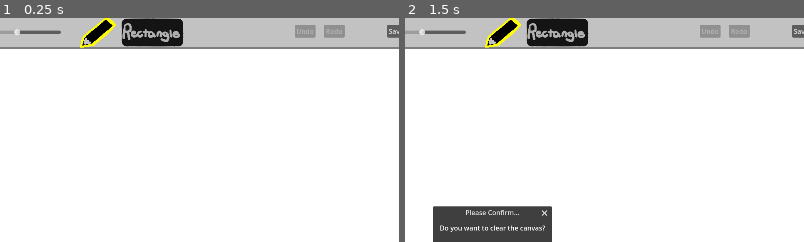
Above: before the commit, frames 1-2 (left to right).
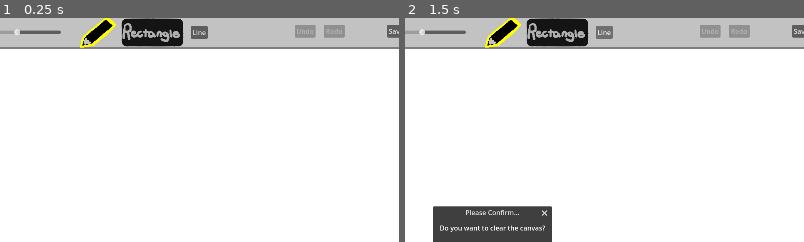
Above: after the commit, the same moments.

Repository: boardshapes/whiteboard
Game: Godot game, scene res://whiteboard.tscn
Two runs of this game, one before a commit and one after it. Both use one fixed random seed, a clock stepped at 60 frames per second and the inputs below.
Inputs (mouse positions are % of the whole screen's width and height, from its top left):
- Up to frame 1 (0.25 s): no input
- Up to frame 2 (1.5 s): click (98, 4) at 0.5 s; click (64, 4) at 1.25 s, where only the run after the commit has a clickable "Line"
The pictures show only the part of the screen within x 39-89%, y 0-50%; the shares and areas given below are measured in that part.

The runs differ from the first frame. In frame 1, 0.2% of the frame differs, in the area x 47-53%, y 3-10%; in frame 2, 0.2%.

Commit message:
new straight line
-new tool for straight line, shift to lock to angle
-shifting when drawing rectangle makes a square
-misc changes to crosshair

Diff:
--- a/whiteboard/canvas.gd
+++ b/whiteboard/canvas.gd
@@ -8,8 +8,10 @@
 var has_last_pos: bool = false
 var last_pos: Vector2
 var start_pos: Vector2
+var second_pos : Vector2 #for the line specifically
 var drawable: bool = true
 var erasing: bool = false
+var shift : bool = false
 var mode = 'pen'
 var distance: Vector2
 var mouse_pos: Vector2
@@ -59,6 +61,9 @@
 
 func distance_to(v1,v2):
 	return Vector2(v1.x-v2.x,v1.y-v2.y)
+
+func get_magnitude(p1,p2):
+	return ((p1.x-p2.x)**2+(p1.y-p2.y)**2)**.5
 
 func _input(event: InputEvent) -> void:
 	if event is InputEventKey and event.pressed:
@@ -81,18 +86,24 @@
 					if mode == 'rect':
 						distance = distance_to(last_pos,start_pos)
 						strokes.append({"type":'rect', "pos": start_pos, "size": distance, "color": color})
+					elif mode == 'line':
+						strokes.append({"type":'rect', "pos": start_pos, "size": get_magnitude(start_pos,last_pos), "color": color})
 					has_last_pos = false
 		elif event is InputEventMouseMotion and Input.is_mouse_button_pressed(MOUSE_BUTTON_LEFT):
 			if has_last_pos:
 				if mode == 'rect':
 					distance = distance_to(last_pos,start_pos)
-				else:
+				elif mode == 'pen':
 					strokes.append({"type":'brush', "pos": last_pos, "size": brush_size, "color": color})
 				last_pos = event.position
 
 			has_last_pos = true
 			queue_redraw()
-
+	if event is InputEventKey:
+		if event.keycode == KEY_SHIFT and event.pressed:
+			shift = true
+		else:
+			shift = false
 	queue_redraw()
 
 func _draw() -> void:
@@ -106,14 +117,33 @@
 	for i in range(strokes.size()-1):
 		curr = strokes[i]
 		next = strokes[i+1]
-		if not curr.type == 'rect': # separate draw functions
+		if mode == 'pen': # separate draw functions
 			draw_line(curr.pos,next.pos,curr.color,curr.size/2)
 			draw_circle(curr.pos,curr.size/4,curr.color)
 	if strokes.size()>0:
 		curr = strokes[-1]
-		if curr.type == 'rect':
-			rect = Rect2(curr.pos,distance)
+		if mode == 'rect':
+			if shift:
+				var width = (last_pos.x-start_pos.x)
+				var height = (last_pos.y-start_pos.y)
+				var length = abs(width if abs(width) < abs(height) else height)
+				var size = Vector2(length*(width/abs(width)),length*(height/abs(height)))
+				rect = Rect2(start_pos,size)
+			else:
+				rect = Rect2(curr.pos,distance)
 			draw_rect(rect,curr.color)
+		elif mode == 'line':
+			if shift:
+				var mag = get_magnitude(start_pos,last_pos)
+				var theta = start_pos.angle_to_point(last_pos)
+				theta = snapped(theta,PI/12)
+				second_pos = Vector2(mag*cos(theta)+start_pos.x,mag*sin(theta)+start_pos.y)
+				print(theta)
+			else:
+				second_pos = last_pos
+			draw_line(start_pos,second_pos,color,brush_size/2)
+			draw_circle(start_pos,brush_size/4,color,true)
+			draw_circle(second_pos,brush_size/4,color,true)
 		else:
 			draw_circle(curr.pos,curr.size/4,curr.color)
 
@@ -185,7 +215,10 @@
 	%RectButton.modulate = Color.RED
 
 func _on_clear_button_pressed() -> void:
-	%ClearDialog.popup_centered()
+	if shift:
+		_clear()
+	else:
+		%ClearDialog.popup_centered()
 
 func _on_clear_dialog_confirmed() -> void:
 	_clear()
@@ -207,3 +240,6 @@
 	mode = 'pen'
 	%GlowPencil.visible = true
 	%GlowRectangle.visible = false
+
+func _on_line_button_pressed() -> void:
+	mode = 'line'
--- a/whiteboard/preview.gd
+++ b/whiteboard/preview.gd
@@ -3,12 +3,12 @@
 var last_pos: Vector2
 var start_pos: Vector2
 var default_pos = Vector2(0,0)
+var second_pos : Vector2
 var color : Color = Color.BLACK
 var mode = 'pen'
 var brush_size: float = 50.0
 var has_last_pos : bool = false
-var filled : bool = false
-var dimensions : Vector2
+var shift : bool = false
 var mouse_pos : Vector2
 var draw_previews : bool = true
 var i = 0
@@ -43,6 +43,10 @@
 	mode ='rect'
 	queue_redraw()
 
+func _on_line_button_pressed() -> void:
+	mode ='line'
+	queue_redraw()
+
 func _on_brush_size_value_changed(value: float) -> void:
 	brush_size = value
 
@@ -56,10 +60,8 @@
 					has_last_pos = false
 					last_pos = default_pos
 					start_pos = default_pos
-					dimensions = default_pos
 	elif event is InputEventMouseMotion and Input.is_mouse_button_pressed(MOUSE_BUTTON_LEFT):
 		if has_last_pos:
-				dimensions = Vector2((event.position.x-start_pos.x),(event.position.y-start_pos.y)) #wxh
 				last_pos = event.position
 
 		has_last_pos = true
@@ -68,22 +70,53 @@
 		mouse_pos = event.position
 	if event is InputEventKey:
 		if event.keycode == KEY_SHIFT and event.pressed:
-			filled = true
+			shift = true
 		else:
-			filled = false
+			shift = false
 	queue_redraw()
+
+
+func get_magnitude(p1,p2):
+	return ((p1.x-p2.x)**2+(p1.y-p2.y)**2)**.5
+
+func get_distance(p1,p2):
+	return Vector2((p2.x-p1.x),(p2.y-p1.y))
 
 func _draw() -> void:
 	#if draw_previews:
 		if mode == 'rect':
 			var rect : Rect2
+			if shift:	#make it square
+				var width = (last_pos.x-start_pos.x)
+				var height = (last_pos.y-start_pos.y)
+				var length = abs(width if abs(width) < abs(height) else height)
+				var size = Vector2(length*(width/abs(width)),length*(height/abs(height)))
+				rect = Rect2(start_pos,size)
+			else:
+				rect = Rect2(start_pos,get_distance(start_pos,last_pos))
+			draw_rect(rect,color, false, 1)
+		elif mode == 'line':
+			if shift:
+				var mag = get_magnitude(start_pos,last_pos)
+				var theta = start_pos.angle_to_point(last_pos)
+				theta = snapped(theta,PI/12)
+				second_pos = Vector2(mag*cos(theta)+start_pos.x,mag*sin(theta)+start_pos.y)
+				print(theta)
+			else:
+				second_pos = last_pos
+			draw_line(start_pos,second_pos,color,brush_size/2)
+			draw_circle(start_pos,brush_size/4,color,true)
+			draw_circle(second_pos,brush_size/4,color,true)
+
+		if not mode == 'pen':
 			# make a crosshair
+			draw_circle(mouse_pos, 2, color.inverted(), true)
+
 			draw_circle(Vector2(mouse_pos.x+5,mouse_pos.y), 1, color, true)
 			draw_circle(Vector2(mouse_pos.x-5,mouse_pos.y), 1, color, true)
 			draw_circle(Vector2(mouse_pos.x,mouse_pos.y-5), 1, color, true)
 			draw_circle(Vector2(mouse_pos.x,mouse_pos.y+5), 1, color, true)
 			draw_circle(mouse_pos, 1, color, true)
-			rect = Rect2(start_pos,dimensions)
-			draw_rect(rect,color, filled, 1)
 		else:
-			draw_circle(mouse_pos, brush_size/4, color, filled, 2.0)
+			draw_circle(mouse_pos, brush_size/4+1, color.inverted(), shift, 2.0)
+			draw_circle(mouse_pos, brush_size/4, color, shift, 2.0)
--- a/whiteboard/whiteboard.tscn
+++ b/whiteboard/whiteboard.tscn
@@ -232,6 +232,14 @@
 scale = Vector2(0.4, 0.4)
 texture = ExtResource("14_0jsxr")
 
+[node name="Line" type="Button" parent="ButtonsViewport/SubViewport/HBoxContainer/ControlSize"]
+layout_mode = 0
+offset_left = 1208.0
+offset_top = 24.0
+offset_right = 1249.0
+offset_bottom = 55.0
+text = "Line"
+
 [connection signal="mouse_entered" from="CanvasViewport" to="CanvasViewport/drawingViewport/Canvas" method="_on_canvas_viewport_mouse_entered"]
 [connection signal="mouse_entered" from="CanvasViewport" to="CanvasViewport/preViewport/Preview" method="_on_canvas_viewport_mouse_entered"]
 [connection signal="mouse_exited" from="CanvasViewport" to="CanvasViewport/drawingViewport/Canvas" method="_on_canvas_viewport_mouse_exited"]
@@ -265,3 +273,5 @@
 [connection signal="pressed" from="ButtonsViewport/SubViewport/HBoxContainer/ControlSize/Pen" to="CanvasViewport/drawingViewport/Canvas" method="_on_pen_pressed"]
 [connection signal="pressed" from="ButtonsViewport/SubViewport/HBoxContainer/ControlSize/Pen" to="CanvasViewport/preViewport/Preview" method="_on_pen_pressed"]
 [connection signal="confirmed" from="ButtonsViewport/SubViewport/HBoxContainer/ControlSize/ClearDialog" to="CanvasViewport/drawingViewport/Canvas" method="_on_clear_dialog_confirmed"]
+[connection signal="pressed" from="ButtonsViewport/SubViewport/HBoxContainer/ControlSize/Line" to="CanvasViewport/drawingViewport/Canvas" method="_on_line_button_pressed"]
+[connection signal="pressed" from="ButtonsViewport/SubViewport/HBoxContainer/ControlSize/Line" to="CanvasViewport/preViewport/Preview" method="_on_line_button_pressed"]
Not shown: 1 places in whiteboard/whiteboard.tscn that only renumber resources
